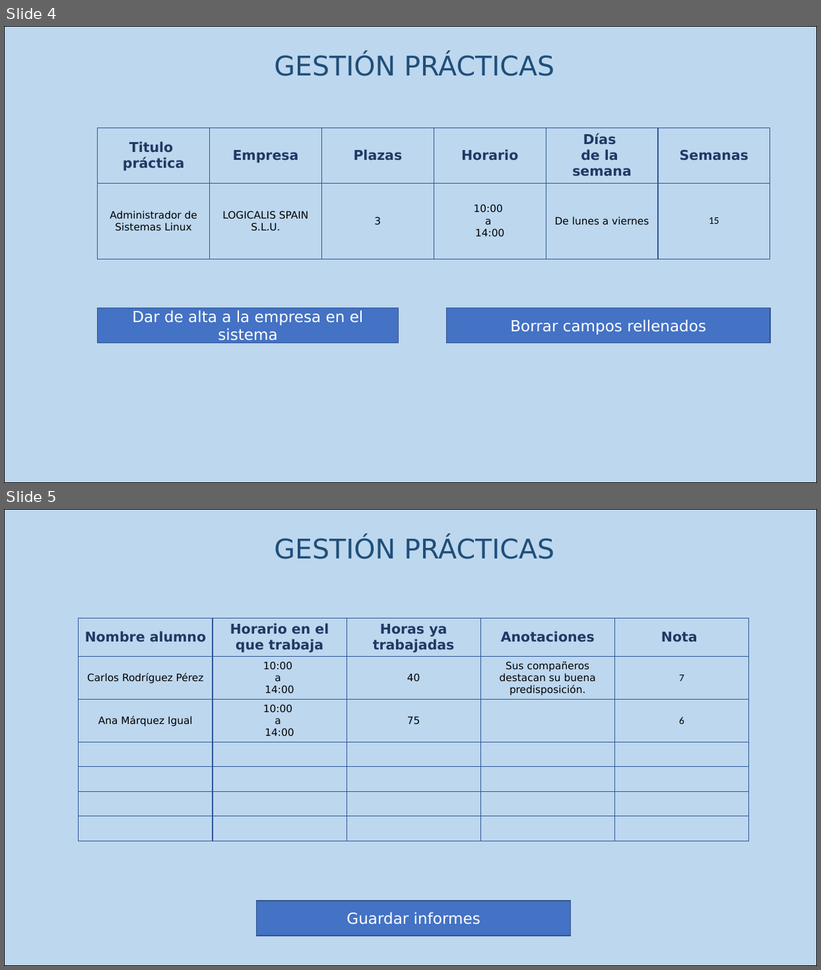
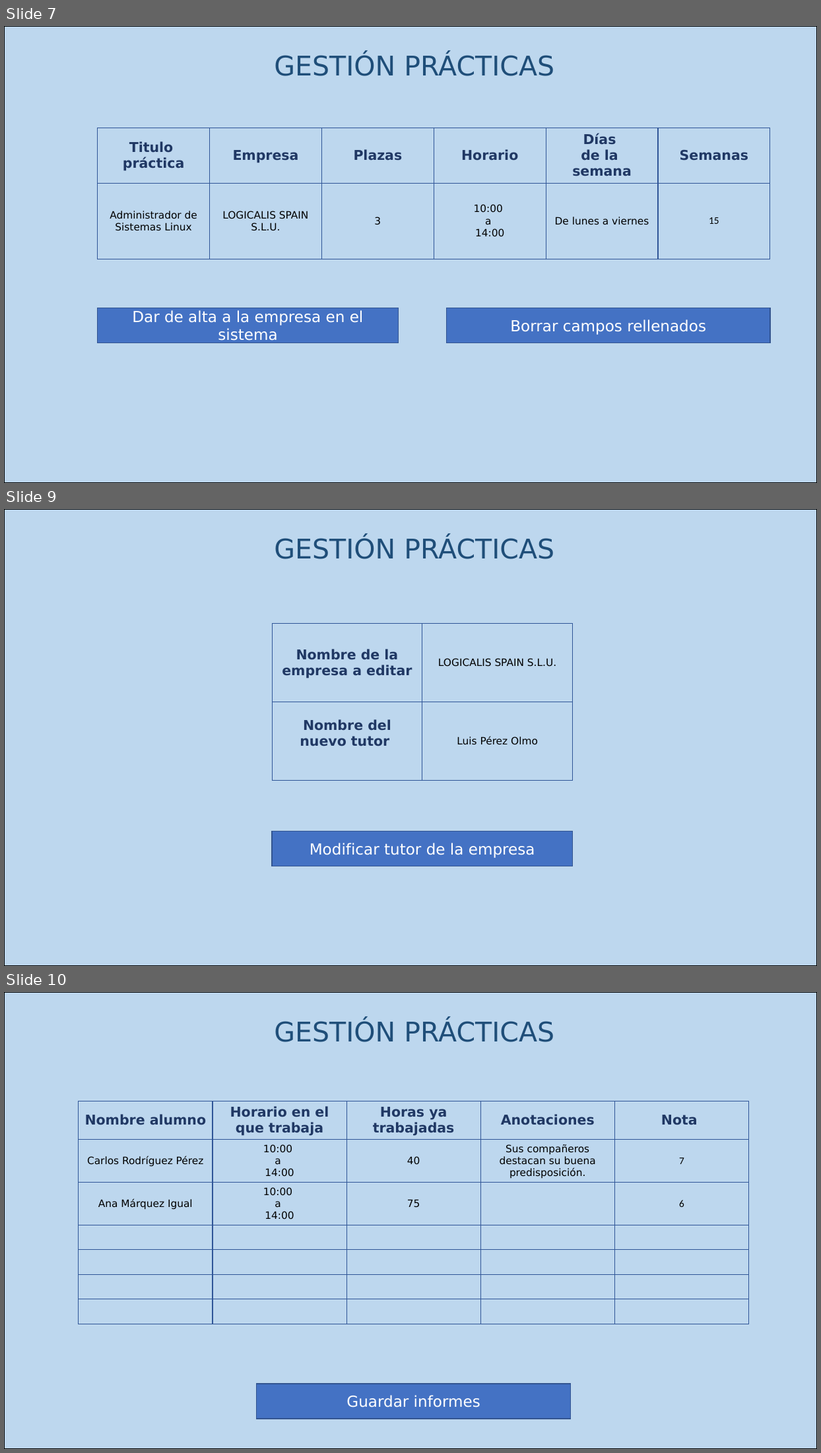
Before and after one commit to gonzalopezgil/G15-Web-2022-23, a slide deck: moockup.pptx. Shown one above the other, each under a label of ours: slides 4 and 5 before the commit, slides 7, 9 and 10 after it; the slides between them are not shown. The pictures are 821x970 and 821x1453 pixels, drawn with LibreOffice and Linux fonts; fonts in the diff are those of the drawing. Boxes give left, top, right and bottom in pixels: in the first picture for what was removed or moved away, otherwise in the second. Text is boxed around its words. In the diff, an @@ line names an element or a change of style, - is before the commit and + after.

```diff
--- a/moockup.pptx
+++ b/moockup.pptx
@@ slide 9 added at <box>4,509,817,966</box>, background #FFFFFF @@
@@ rectangle added at <box>4,509,817,966</box>, fill #BDD7EE, outline #000000 1 pt @@
@@ text added at <box>274,536,554,559</box>, 32 pt, text #1F4E79 @@
+GESTIÓN PRÁCTICAS
@@ table added at <box>272,624,573,781</box>, 2 rows, 2 columns @@
+Nombre de la empresa a editar | LOGICALIS SPAIN S.L.U.
+Nombre del nuevo tutor | Luis Pérez Olmo
@@ rectangle added at <box>272,832,572,867</box>, fill #4472C4, outline #325491 1 pt, 18 pt, text #FFFFFF @@
+Modificar tutor de la empresa
@@ what was slide 4 is now slide 7 @@
@@ what was slide 5 is now slide 10 @@
```
Also in this commit, not shown: 2 slides changed, 4 other slides added.
